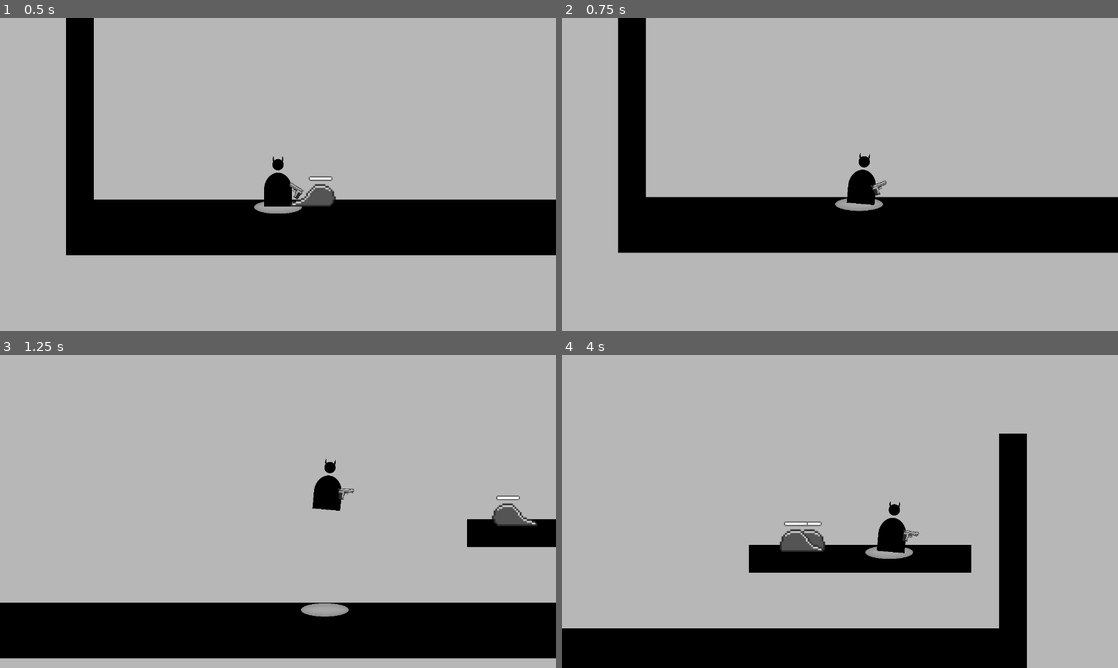
Above: before the commit, frames 1-4 (two rows, left to right).
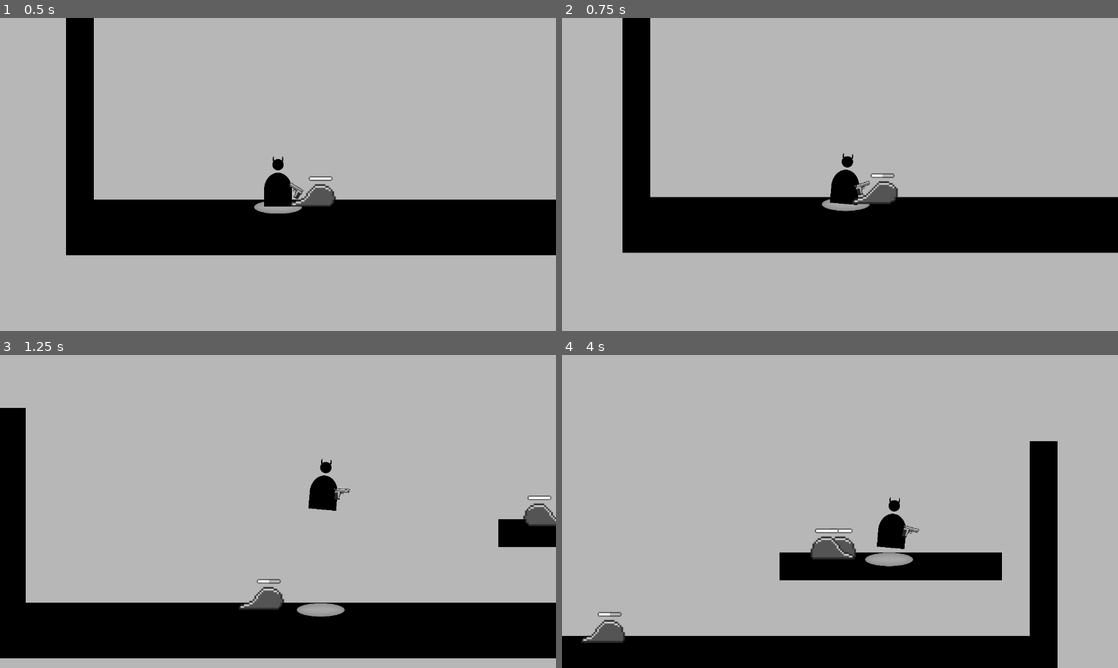
Above: after the commit, the same moments.

Repository: BesterCoder/nuggie-collector
Game: Godot game, scene res://levels/level_001.tscn
Same seed, same stepped clock (60 frames per second), same inputs: the game is played once before the commit and once after it.
Inputs (mouse positions are in pixels of both pictures, inside the frame that each line leads up to):
- Up to frame 1 (0.5 s): no input
- Up to frame 2 (0.75 s): move the mouse to (962, 158) at 0.52 s; hold D (move_right) from 0.53 s (still down); click (962, 158) at 0.6 s
- Up to frame 3 (1.25 s): keep holding D (move_right); tap W (jump) at 0.77 s
- Up to frame 4 (4 s): move the mouse to (728, 527) at 1.27 s; click (728, 527) at 1.35 s; tap W (jump) at 1.52, 3.02, 3.77 s; move the mouse to (895, 442) at 2.02 s; release D (move_right) at 2.03 s; hold A (move_left) 2.03-2.78 s; click (895, 442) at 2.1 s; move the mouse to (812, 574) at 2.77 s; hold D (move_right) from 2.78 s (still down); click (812, 574) at 2.85 s; move the mouse to (1006, 558) at 3.52 s; click (1006, 558) at 3.6 s

Frame 1 is identical in both runs. In frame 2, 2.4% of the frame differs, in the area x 10-61%, y 0-76%; in frame 3, 4.9%; in frame 4, 13%, in the area x 0-90%, y 25-100%.

Commit message:
Slime hp bar now indicates how much hp is lost

Diff:
--- a/characters/enemies/slime/EnemySlime.gd
+++ b/characters/enemies/slime/EnemySlime.gd
@@ -3,15 +3,26 @@
 enum {DIR_LEFT = -1, DIR_RIGHT = 1, DIR_NONE = 0}
 
 var speed = 50
+var current_hp = -1
 var velocity = Vector2(0, 0)
 # export makes the variable modifiable in the scene editor
 export var direction = DIR_LEFT
 export var detects_cliffs = true
+export var hp_amount : int = 2
 
 func hurt():
-	queue_free()
+	current_hp -= 1
+	if current_hp == 0:
+		$HealthBar.get_node("ColorRect").rect_size.x = 0
+		queue_free()
+		return
+
+	var current_size = $HealthBar.get_node("ColorRect").rect_size.x
+	var new_size = float(current_size) * (float(current_hp) / hp_amount)
+	$HealthBar.get_node("ColorRect").rect_size.x = new_size
 
 func _ready():
+	current_hp = hp_amount
 	add_to_group("enemies")
 
 	$SlimeAnimation.play("moving")
